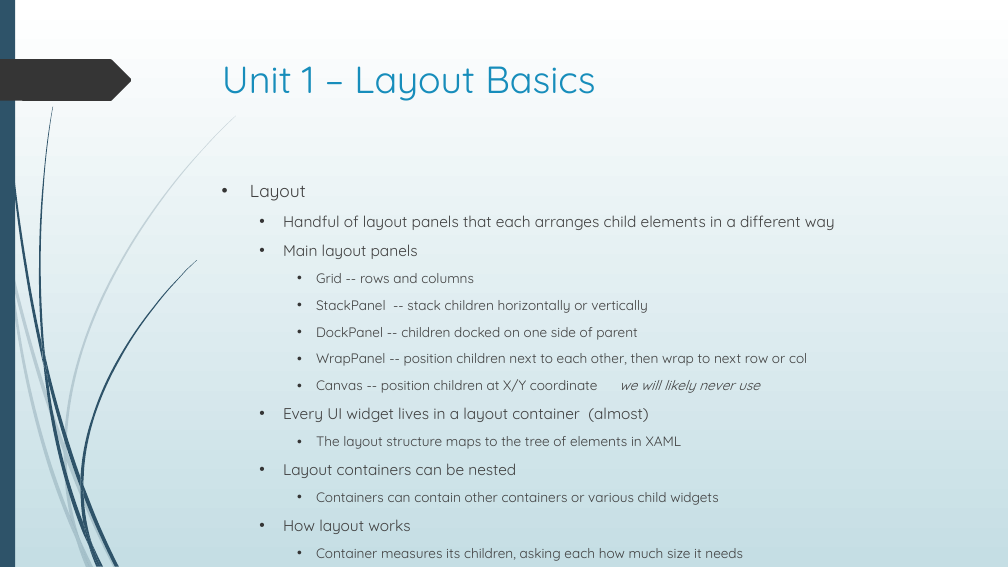
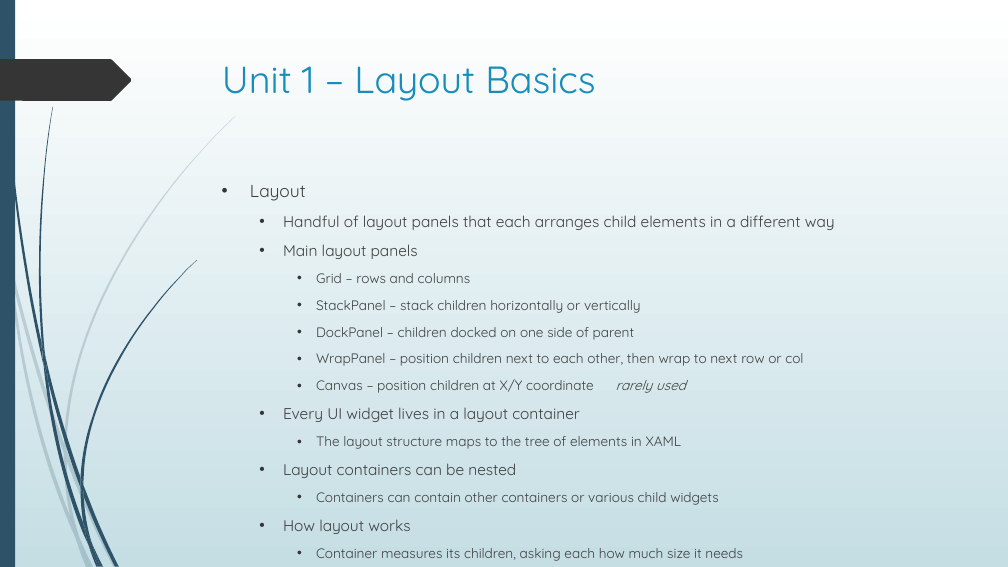
Before and after one commit to seanpsexton/wpf-workshop-solutions, a slide deck: slide 8 of WPF-Workshop-Sexton-Oct2023.pptx. Drawn at 1008x567 pixels with LibreOffice and Linux fonts; fonts in the diff are those of the drawing. Boxes give left, top, right and bottom in pixels: in the first picture for what was removed or moved away, otherwise in the second. Text is boxed around its words. In the diff, an @@ line names an element or a change of style, - is before the commit and + after.

Commit message:
Edit PPT for wording

```diff
--- a/WPF-Workshop-Sexton-Oct2023.pptx
+++ b/WPF-Workshop-Sexton-Oct2023.pptx
@@ text at <box>283,273,803,422</box>: text changed @@
-    • Grid -- rows and columns
-    • StackPanel -- stack children horizontally or vertically
-    • DockPanel -- children docked on one side of parent
-    • WrapPanel -- position children next to each other, then wrap to next row or col
-    • Canvas -- position children at X/Y coordinate we will likely never use
-  • Every UI widget lives in a layout container (almost)
+    • Grid – rows and columns
+    • StackPanel – stack children horizontally or vertically
+    • DockPanel – children docked on one side of parent
+    • WrapPanel – position children next to each other, then wrap to next row or col
+    • Canvas – position children at X/Y coordinate rarely used
+  • Every UI widget lives in a layout container
```
Also in this commit, not shown: 50 other slides changed.
